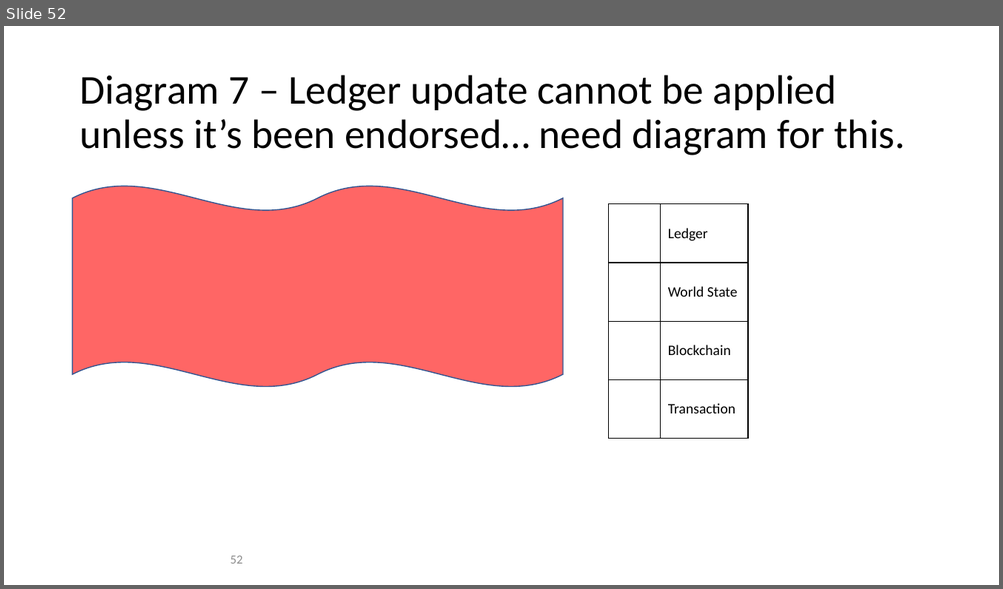
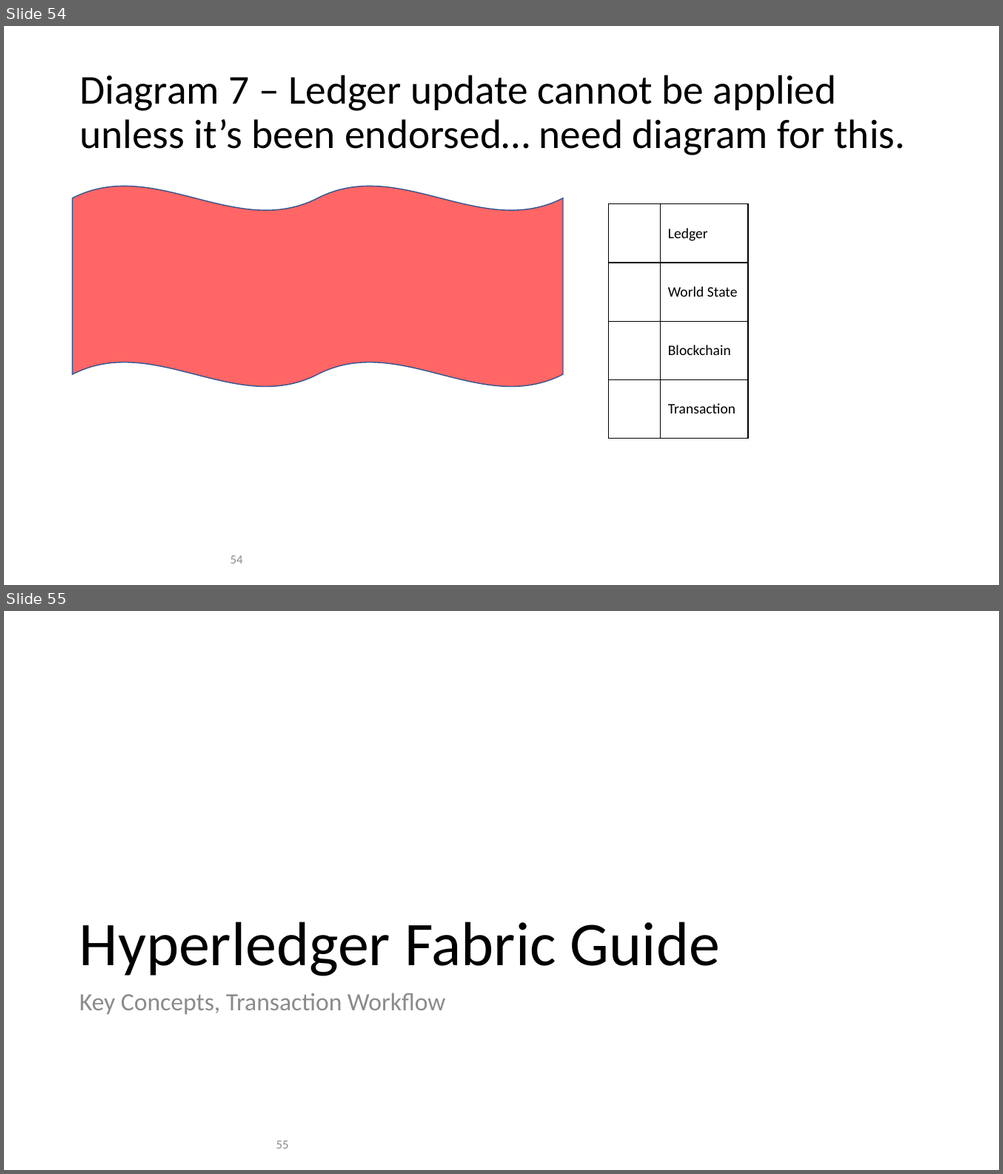
Before and after one commit to FabricTOC/FabricTOC, a slide deck: docs/OtherSourceMaterial/Diagrams.pptx. Shown one above the other, each under a label of ours: slide 52 before the commit, slides 54 and 55 after it. The pictures are 1003x589 and 1003x1174 pixels, drawn with LibreOffice and Linux fonts; fonts in the diff are those of the drawing. Boxes give left, top, right and bottom in pixels: in the first picture for what was removed or moved away, otherwise in the second. Text is boxed around its words. In the diff, an @@ line names an element or a change of style, - is before the commit and + after.

```diff
--- a/docs/OtherSourceMaterial/Diagrams.pptx
+++ b/docs/OtherSourceMaterial/Diagrams.pptx
@@ slide 55 added at <box>4,611,999,1170</box>, background #FFFFFF @@
@@ title added at <box>79,922,720,977</box>, 60 pt, text #000000 @@
+Hyperledger Fabric Guide
@@ text added at <box>79,993,445,1015</box>, 24 pt, text #8C8C8C @@
+Key Concepts, Transaction Workflow
@@ page number added at <box>276,1141,289,1149</box>, 12 pt, text #8C8C8C @@
+55
@@ what was slide 52 is now slide 54 @@
@@ page number at <box>230,556,243,564</box>: text changed @@
-52
+54
```
Also in this commit, not shown: 3 slides changed, 11 other slides added, 1 other file.
